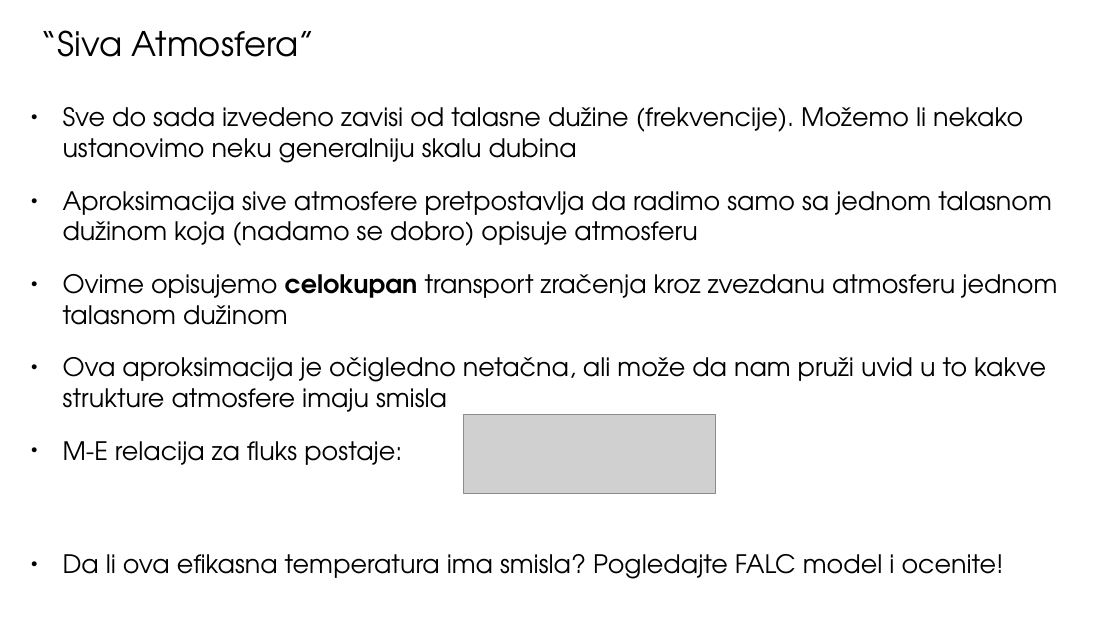
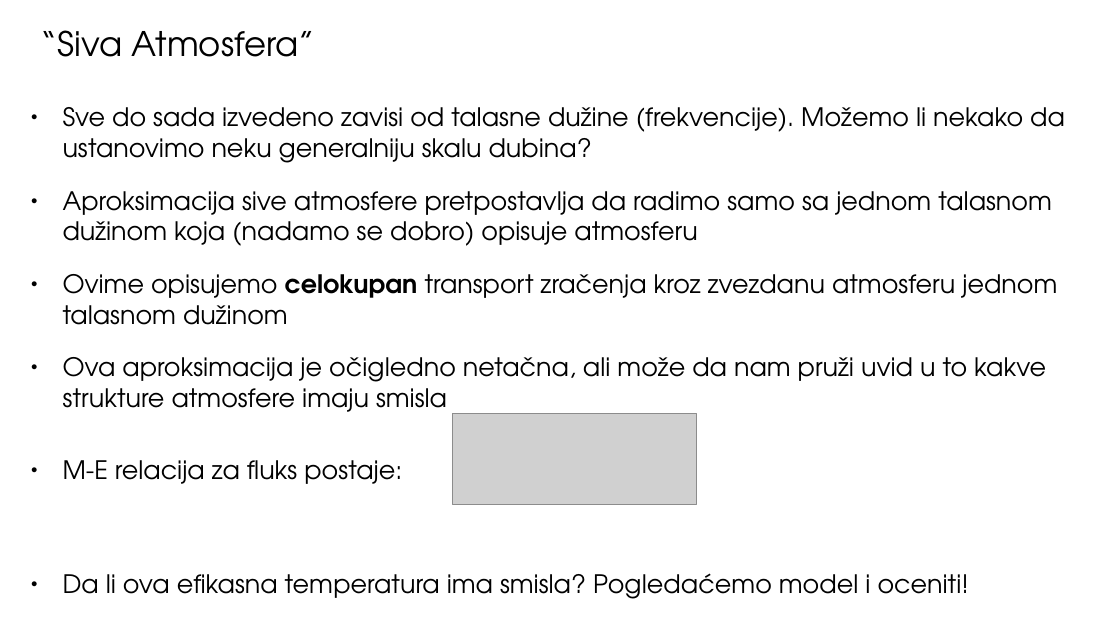
Before and after one commit to ivanzmilic/TZS_matf, a slide deck: slide 13 of Predavanja/Predavanje_05_Atmosfere_u_RZ.pptx. Drawn at 1120x630 pixels with LibreOffice and Linux fonts; fonts in the diff are those of the drawing; grey boxes stand for pictures. Boxes give left, top, right and bottom in pixels: in the first picture for what was removed or moved away, otherwise in the second. Text is boxed around its words. In the diff, an @@ line names an element or a change of style, - is before the commit and + after.

```diff
--- a/Predavanja/Predavanje_05_Atmosfere_u_RZ.pptx
+++ b/Predavanja/Predavanje_05_Atmosfere_u_RZ.pptx
@@ text at box(63, 107, 1065, 163): text changed @@
-● Sve do sada izvedeno zavisi od talasne dužine (frekvencije). Možemo li nekako ustanovimo neku generalniju skalu dubina
+● Sve do sada izvedeno zavisi od talasne dužine (frekvencije). Možemo li nekako da ustanovimo neku generalniju skalu dubina?
@@ picture: place and size @@
-picture at box(464, 415, 717, 494)
+picture at box(452, 414, 697, 504)
@@ text at box(63, 460, 402, 484): more space between paragraphs @@
@@ text at box(63, 573, 969, 599): text changed @@
-● Da li ova efikasna temperatura ima smisla? Pogledajte FALC model i ocenite!
+● Da li ova efikasna temperatura ima smisla? Pogledaćemo model i oceniti!
```
Also in this commit, not shown: 23 other slides changed, 2 slides added, 1 slide removed, 5 other files.
